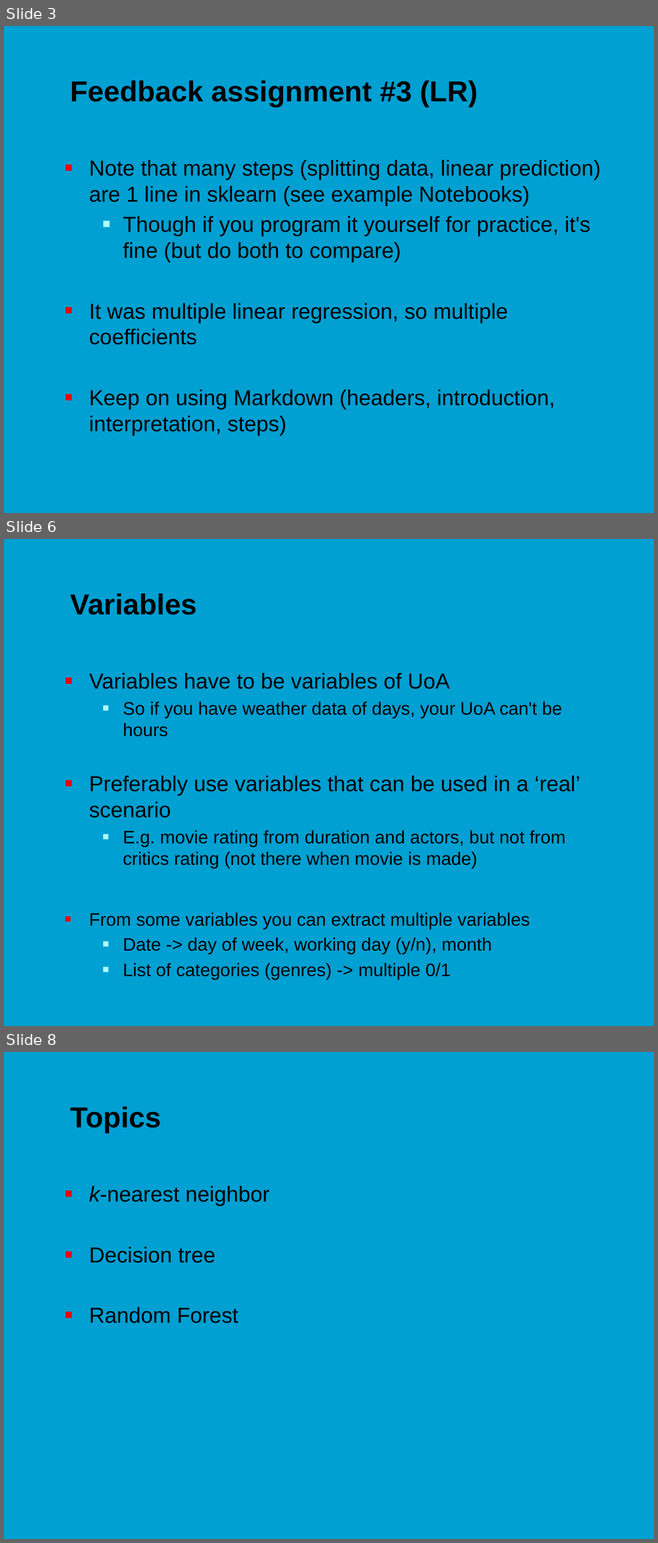
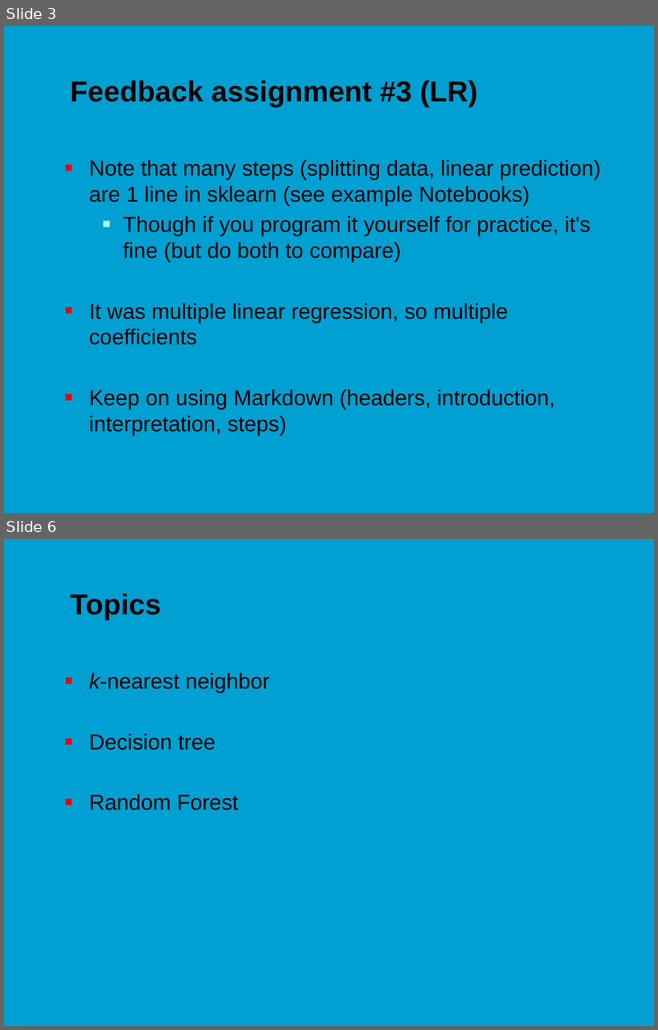
Before and after one commit to jonasmoons/data-driven-learning, a slide deck: slides/Week 5 - machine learning.pptx. Shown one above the other, each under a label of ours: slides 3, 6 and 8 before the commit, slides 3 and 6 after it; the slides between them are not shown. The pictures are 658x1543 and 658x1030 pixels, drawn with LibreOffice and Linux fonts; fonts in the diff are those of the drawing; background and template pictures are left out. Boxes give left, top, right and bottom in pixels: in the first picture for what was removed or moved away, otherwise in the second. Text is boxed around its words. In the diff, an @@ line names an element or a change of style, - is before the commit and + after.

```diff
--- a/slides/Week 5 - machine learning.pptx
+++ b/slides/Week 5 - machine learning.pptx
@@ slide 6 removed at [4, 539, 654, 1026], background picture (left out) @@
@@ title removed at [70, 594, 197, 615] @@
-Variables
@@ text removed at [89, 673, 565, 980] @@
-■ Variables have to be variables of UoA
-  ■ So if you have weather data of days, your UoA can't be hours
-■ Preferably use variables that can be used in a ‘real’ scenario
-  ■ E.g. movie rating from duration and actors, but not from critics rating (not there when movie is made)
-■ From some variables you can extract multiple variables
-  ■ Date -> day of week, working day (y/n), month
-  ■ List of categories (genres) -> multiple 0/1
@@ what was slide 8 is now slide 6 @@
```
Also in this commit, not shown: 3 slides changed, 2 other slides removed.
